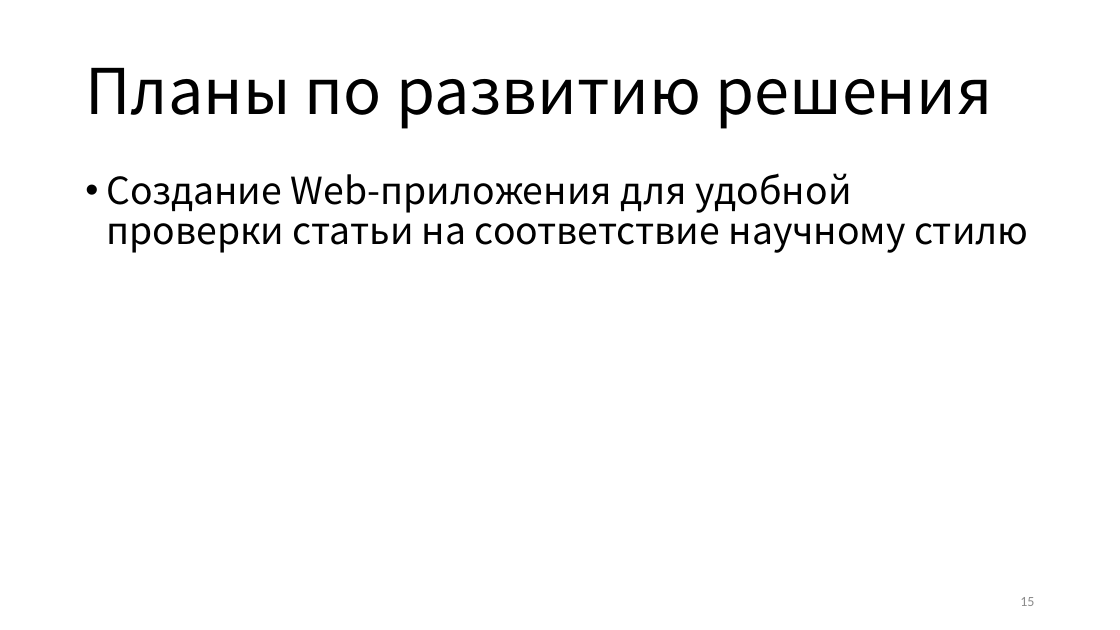
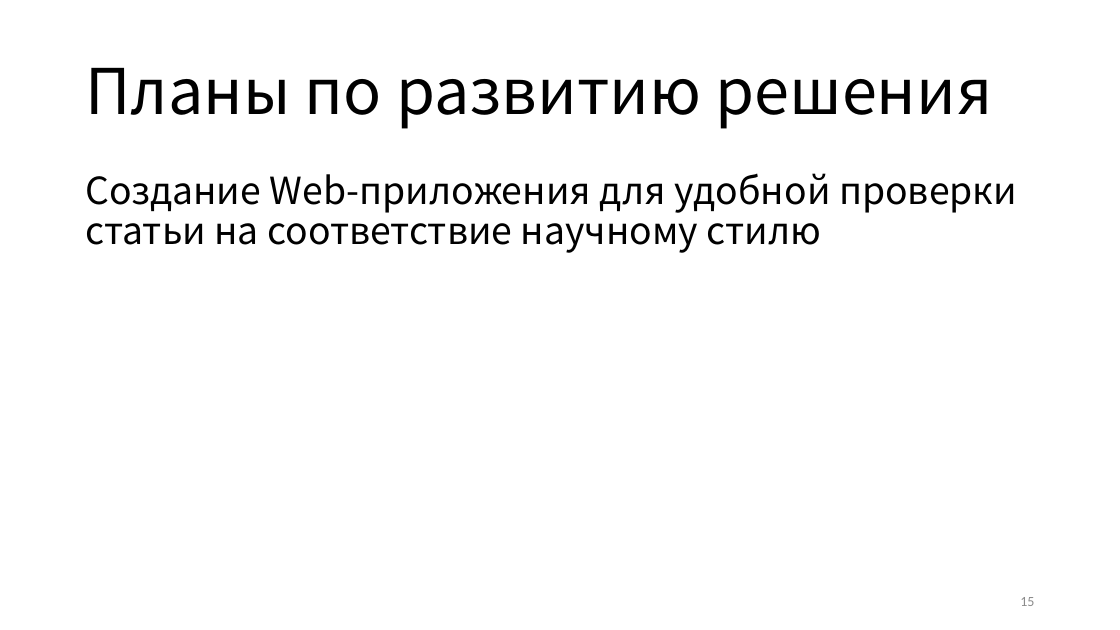
Before and after one commit to OSLL/sw-auto, a slide deck: slide 15 of paper_work/paper_autumn2018/pps2019/Blees slides v1.pptx. Drawn at 1120x630 pixels with LibreOffice and Linux fonts; fonts in the diff are those of the drawing. Boxes give left, top, right and bottom in pixels: in the first picture for what was removed or moved away, otherwise in the second. Text is boxed around its words. In the diff, an @@ line names an element or a change of style, - is before the commit and + after.

```diff
--- a/paper_work/paper_autumn2018/pps2019/Blees slides v1.pptx
+++ b/paper_work/paper_autumn2018/pps2019/Blees slides v1.pptx
@@ text "Создание Web-приложения для удобной проверки ..." at bbox=[85, 173, 1017, 253]: bullet • to none @@
```
Also in this commit, not shown: 6 other slides changed, 5 other files.
